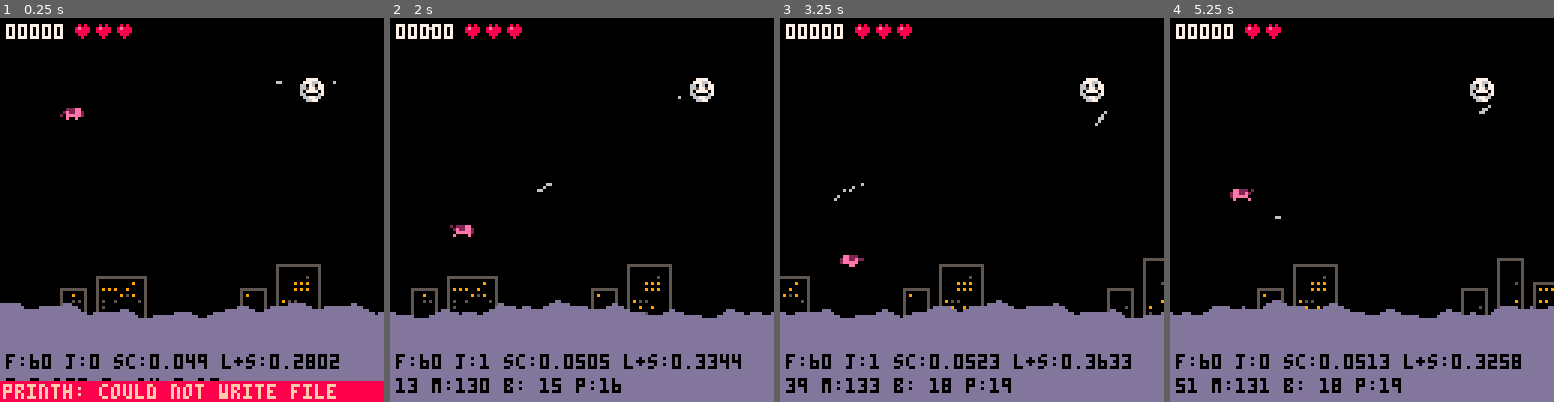
Above: before the commit, frames 1-4 (left to right).
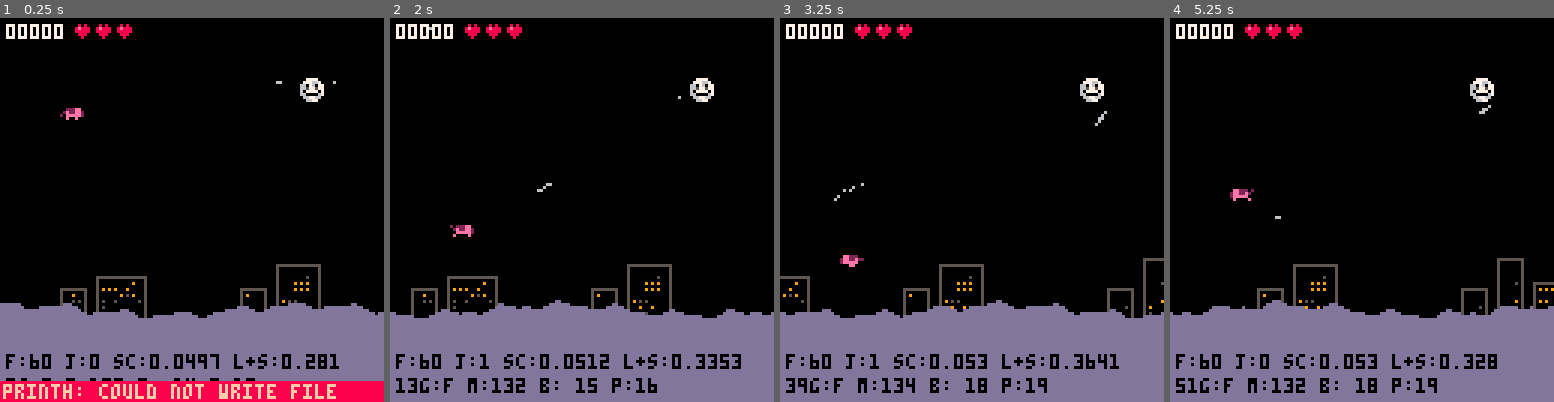
Above: after the commit, the same moments.

Repository: mbrc12/oinkjam
Game: PICO-8 cartridge oink.p8
Same seed, same stepped clock (60 frames per second), same inputs: the game is played once before the commit and once after it.
Inputs:
- Up to frame 1 (0.25 s): no input
- Up to frame 2 (2 s): tap X (X key) at 0.33, 1.07, 1.85 s; tap O (Z key) at 0.7, 1.7 s; hold Right from 1.6 s (still down)
- Up to frame 3 (3.25 s): release Right at 2.1 s; tap O (Z key) at 2.1, 2.5, 2.9 s; hold Up 2.15-2.42 s; hold Right 2.47-3.03 s; tap X (X key) at 2.97 s; hold Left from 3.08 s (still down)
- Up to frame 4 (5.25 s): tap O (Z key) every 0.4 s from 3.3 to 4.9 s; release Left at 3.58 s; hold Down 3.63-3.97 s; hold Right 4.02-4.68 s; tap X (X key) at 4.08, 5.2 s; hold Up 4.73-5.03 s; hold Left from 5.08 s (still down)

The runs differ from the first frame. In frame 1, 0.7% of the frame differs, in the area x 5-89%, y 87-95%; in frame 2, 1.1%; in frame 3, 1.6%; in frame 4, 1.8%, in the area x 7-92%, y 1-98%.

Commit message:
improve sound system

Diff:
--- a/core.lua
+++ b/core.lua
@@ -132,7 +132,7 @@
     local sx2, sy2 = minimal_collision(sx, sy, player.w, player.h, sx, y2)
     if player.vy > 0 and abs(sy2 - player.y) < epsilon then
         if not player.grounded then
-            sfx(sounds.land, 1)
+            sound("land", false)
         end
         player.grounded = true
         player.jumps = 2
@@ -149,9 +149,9 @@
     player.on_sludge = physics:intersects(player, floor, 0.1)
 
     if player.on_sludge and not was_on_sludge then
-        sfx(sounds.sludge, channels.sfx_2)
+        sound("sludge", true)
     elseif not player.on_sludge and was_on_sludge then
-        sfx(sounds._stop, channels.sfx_2)
+        stopsound("sludge")
     end
 
     if player.on_sludge and not (player.invincible > 0) then
@@ -166,8 +166,8 @@
 end
 
 function take_damage()
-    player.hp -= 1
-    sfx(sounds.heartloss, channels.sfx_1)
+    -- player.hp -= 1
+    sound("heartloss", true)
     player.invincible = default_invincibility_time
 end
 
@@ -201,10 +201,10 @@
             if other == player then
                 if food.kind == "bigfood" then
                     player.score += food_scores.bigfood
-                    sfx(sounds.eatbig, channels.sfx_1)
+                    sound("eatbig")
                 else
                     player.score += food_scores.food
-                    sfx(sounds.eat, channels.sfx_1)
+                    sound("eat")
                 end
             end
             hitany = true
@@ -220,10 +220,7 @@
 
 function _update60()
     if player.over then
-        sfx(sounds._stop, 1)
-        sfx(sounds._stop, 2)
-        sfx(sounds._stop, 3)
-        sfx(sounds._stop, 4)
+        silence()
         return
     end
     update_buildings()
@@ -352,7 +349,7 @@
 function draw_msg()
     local msg = "" .. round(player.x)
     -- local time_since_grounded = time() - player.last_grounded
-    -- msg = msg .. "g:" .. (player.grounded and "t" or "f") .. " gt: " .. round(time_since_grounded) / 100
+    msg = msg .. "g:" .. (player.grounded and "t" or "f") --.. " gt: " .. round(time_since_grounded) / 100
     -- msg = msg .. " b:" .. mapsize(bullets)
     msg = msg .. " m:" .. round(stat(0))
     msg = msg .. " b: " .. #buildings
--- a/enemies.lua
+++ b/enemies.lua
@@ -104,7 +104,7 @@
             end
             add(queued_draws, f)
             if injure then
-                sfx(sounds.hit, channels.sfx_1)
+                sound("hit", true)
             end
         else
             b.x = x2
--- a/sounds.lua
+++ b/sounds.lua
@@ -1,14 +1,37 @@
+---@enum (key) Sounds
 sounds = {
-    land = 0,
-    sludge = 1,
-    hit = 2,
-    heartloss = 4,
-    eat = 5,
-    eatbig = 6,
-    _stop = -2,
+    land = {0, 0} ,
+    sludge = {1, 1},
+    hit = {2, 0},
+    heartloss = {4, 0},
+    eat = {5, 0},
+    eatbig = {6, 1}
 }
 
-channels = {
-    sfx_1 = 1,
-    sfx_2 = 2,
-}
+
+---@param name Sounds
+---@param interrupt boolean if interrupt, then stop the previous and play
+function sound(name, interrupt)
+    local key = sounds[name][1]
+    local chan = sounds[name][2]
+    if interrupt then
+        sfx(-1, chan) -- stop
+        sfx(key, chan) -- play
+    else
+        if stat(46+chan) < 0 then -- if not playing
+            sfx(key, chan) -- play
+        end
+    end
+end
+
+---@param name Sounds
+function stopsound(name)
+    local key = sounds[name][1]
+    sfx(key, -2)
+end
+
+function silence()
+    for i = 0, 3 do
+        sfx(-1, i)
+    end
+end
Not shown, changed: log.txt
